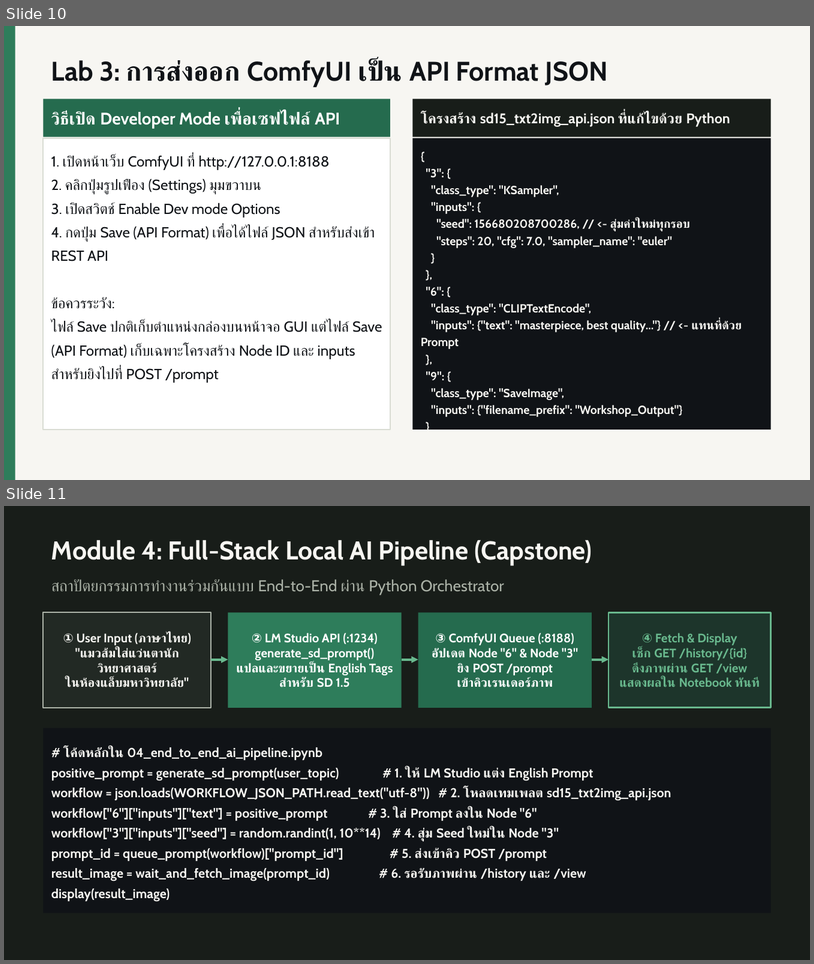
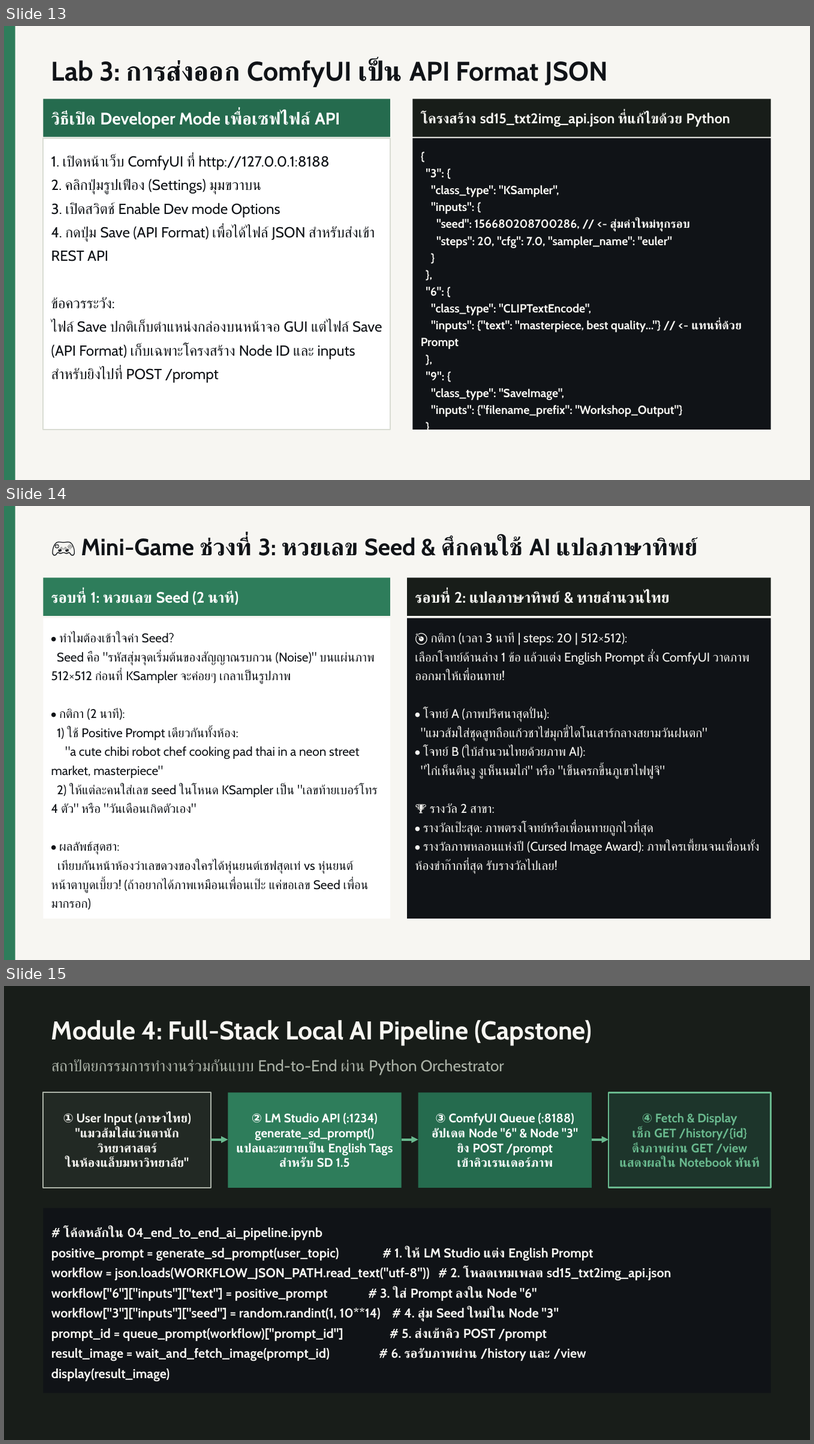
Before and after one commit to Dhanabhon/mastering-local-ai-stack, a slide deck: slides/Mastering_Local_AI_Stack_2026.pptx. Shown one above the other, each under a label of ours: slides 10 and 11 before the commit, slides 13, 14 and 15 after it. The pictures are 814x964 and 814x1444 pixels, drawn with LibreOffice and Linux fonts; fonts in the diff are those of the drawing. Boxes give left, top, right and bottom in pixels: in the first picture for what was removed or moved away, otherwise in the second. Text is boxed around its words. In the diff, an @@ line names an element or a change of style, - is before the commit and + after.

Commit message:
docs(slides): add 4 mini-game slides, showcases 05-07 and Qwen Coder bonus track

```diff
--- a/slides/Mastering_Local_AI_Stack_2026.pptx
+++ b/slides/Mastering_Local_AI_Stack_2026.pptx
@@ slide 14 added at (x1=4, y1=506, x2=810, y2=960), background #F7F6F2 @@
@@ rectangle added at (x1=4, y1=506, x2=15, y2=959), fill #2E7D5B @@
@@ text added at (x1=81, y1=537, x2=698, y2=556), 21 pt, text #101317, bold @@
+🎮 Mini-Game ช่วงที่ 3: หวยเลข Seed & ศึกคนใช้ AI แปลภาษาทิพย์
@@ rectangle added at (x1=44, y1=578, x2=391, y2=616), fill #2E7D5B, 13.5 pt, text #FFFFFF, bold @@
+รอบที่ 1: หวยเลข Seed (2 นาที)
@@ rectangle added at (x1=407, y1=578, x2=771, y2=616), fill #181D19, 13.5 pt, text #F7F6F2, bold @@
+รอบที่ 2: แปลภาษาทิพย์ & ทายสำนวนไทย
@@ rectangle added at (x1=44, y1=618, x2=391, y2=918), fill #FFFFFF, 11.2 pt, text #101317 @@
+• ทำไมต้องเข้าใจค่า Seed?
+Seed คือ "รหัสสุ่มจุดเริ่มต้นของสัญญาณรบกวน (Noise)" บนแผ่นภาพ 512×512 ก่อนที่ KSampler จะค่อยๆ เกลาเป็นรูปภาพ
+• กติกา (2 นาที):
+1) ใช้ Positive Prompt เดียวกันทั้งห้อง:
+"a cute chibi robot chef cooking pad thai in a neon street market, masterpiece"
+2) ให้แต่ละคนใส่เลข seed ในโหนด KSampler เป็น "เลขท้ายเบอร์โทร 4 ตัว" หรือ "วันเดือนเกิดตัวเอง"
+• ผลลัพธ์สุดฮา:
+เทียบกันหน้าห้องว่าเลขดวงของใครได้หุ่นยนต์เชฟสุดเท่ vs หุ่นยนต์หน้าตาบูดเบี้ยว! (ถ้าอยากได้ภาพเหมือนเพื่อนเป๊ะ แค่ขอเลข Seed เพื่อนมากรอก)
@@ rectangle added at (x1=407, y1=618, x2=771, y2=918), fill #101317, 11.2 pt, text #F7F6F2 @@
+🎯 กติกา (เวลา 3 นาที | steps: 20 | 512×512):
+เลือกโจทย์ด้านล่าง 1 ข้อ แล้วแต่ง English Prompt สั่ง ComfyUI วาดภาพออกมาให้เพื่อนทาย!
+• โจทย์ A (ภาพปริศนาสุดปั่น):
+"แมวส้มใส่ชุดสูทถือแก้วชาไข่มุกขี่ไดโนเสาร์กลางสยามวันฝนตก"
+• โจทย์ B (ใบ้สำนวนไทยด้วยภาพ AI):
+"ไก่เห็นตีนงู งูเห็นนมไก่" หรือ "เข็นครกขึ้นภูเขาไฟฟูจิ"
+🏆 รางวัล 2 สาขา:
+• รางวัลเป๊ะสุด: ภาพตรงโจทย์หรือเพื่อนทายถูกไวที่สุด
+• รางวัลภาพหลอนแห่งปี (Cursed Image Award): ภาพใครเพี้ยนจนเพื่อนทั้งห้องขำก๊ากที่สุด รับรางวัลไปเลย!
@@ what was slide 10 is now slide 13 @@
@@ what was slide 11 is now slide 15 @@
```
Also in this commit, not shown: 3 slides changed, 6 other slides added, 1 other file.
